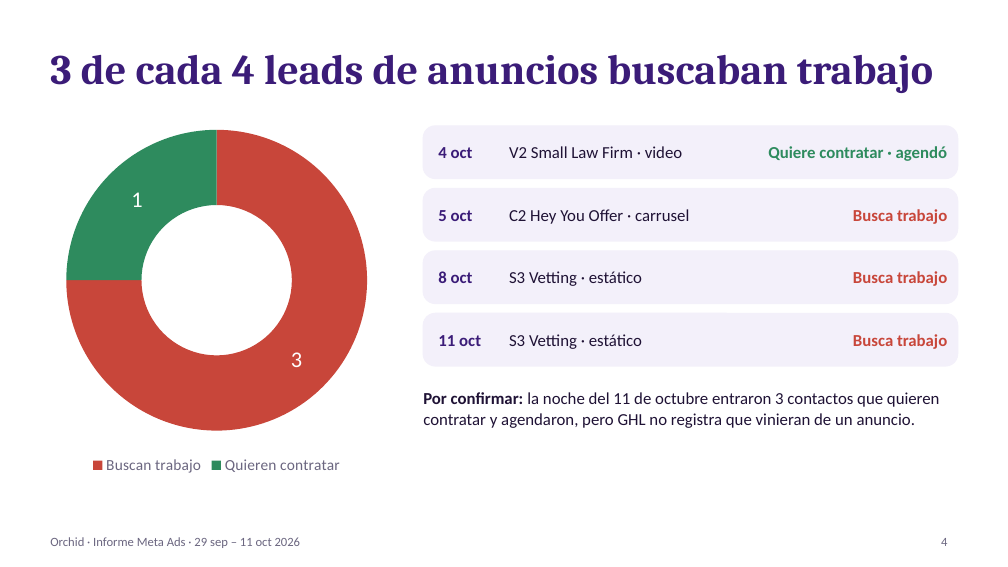
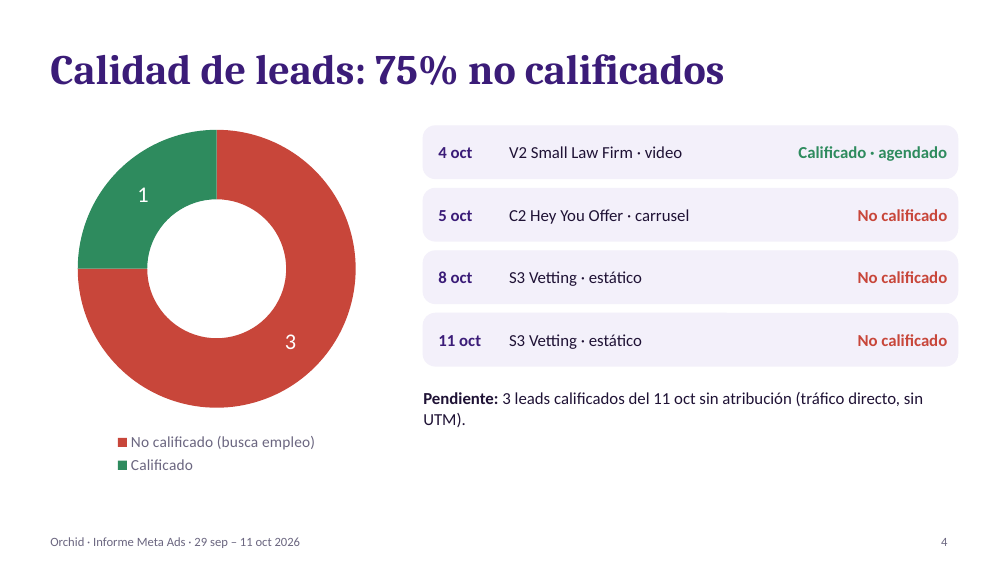
Before and after one commit to manlizard-sys/MetaADS2026, a slide deck: slide 4 of build/reports/informes/Informe_Meta_Ads_Orchid_2026-10-12.pptx. Drawn at 1008x567 pixels with LibreOffice and Linux fonts; fonts in the diff are those of the drawing. Boxes give left, top, right and bottom in pixels: in the first picture for what was removed or moved away, otherwise in the second. Text is boxed around its words. In the diff, an @@ line names an element or a change of style, - is before the commit and + after.

```diff
--- a/build/reports/informes/Informe_Meta_Ads_Orchid_2026-10-12.pptx
+++ b/build/reports/informes/Informe_Meta_Ads_Orchid_2026-10-12.pptx
@@ title at (x1=50, y1=54, x2=725, y2=85): text changed @@
-3 de cada 4 leads de anuncios buscaban trabajo
+Calidad de leads: 75% no calificados
@@ doughnut chart at (x1=40, y1=116, x2=393, y2=479) @@
-categories: Buscan trabajo, Quieren contratar
+categories: No calificado (busca empleo), Calificado
@@ text at (x1=798, y1=146, x2=947, y2=161): text changed @@
-Quiere contratar · agendó
+Calificado · agendado
@@ text at (x1=858, y1=209, x2=947, y2=221): text changed @@
-Busca trabajo
+No calificado
@@ text at (x1=858, y1=271, x2=947, y2=283): text changed @@
-Busca trabajo
+No calificado
@@ text at (x1=858, y1=334, x2=947, y2=346): text changed @@
-Busca trabajo
+No calificado
@@ text at (x1=423, y1=392, x2=923, y2=427): text changed @@
-Por confirmar: la noche del 11 de octubre entraron 3 contactos que quieren contratar y agendaron, pero GHL no registra que vinieran de un anuncio.
+Pendiente: 3 leads calificados del 11 oct sin atribución (tráfico directo, sin UTM).
```
Also in this commit, not shown: 11 other slides changed, 1 other file.
